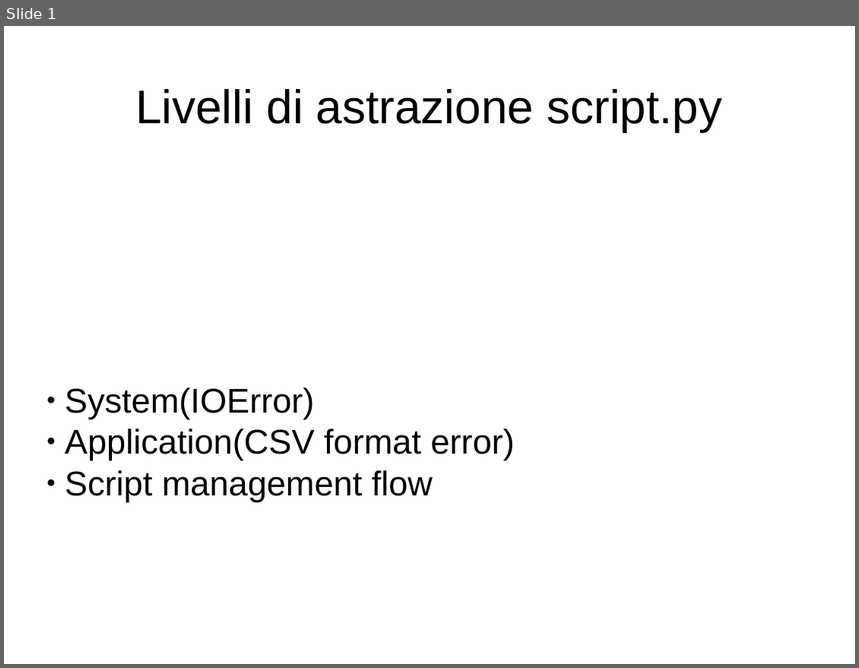
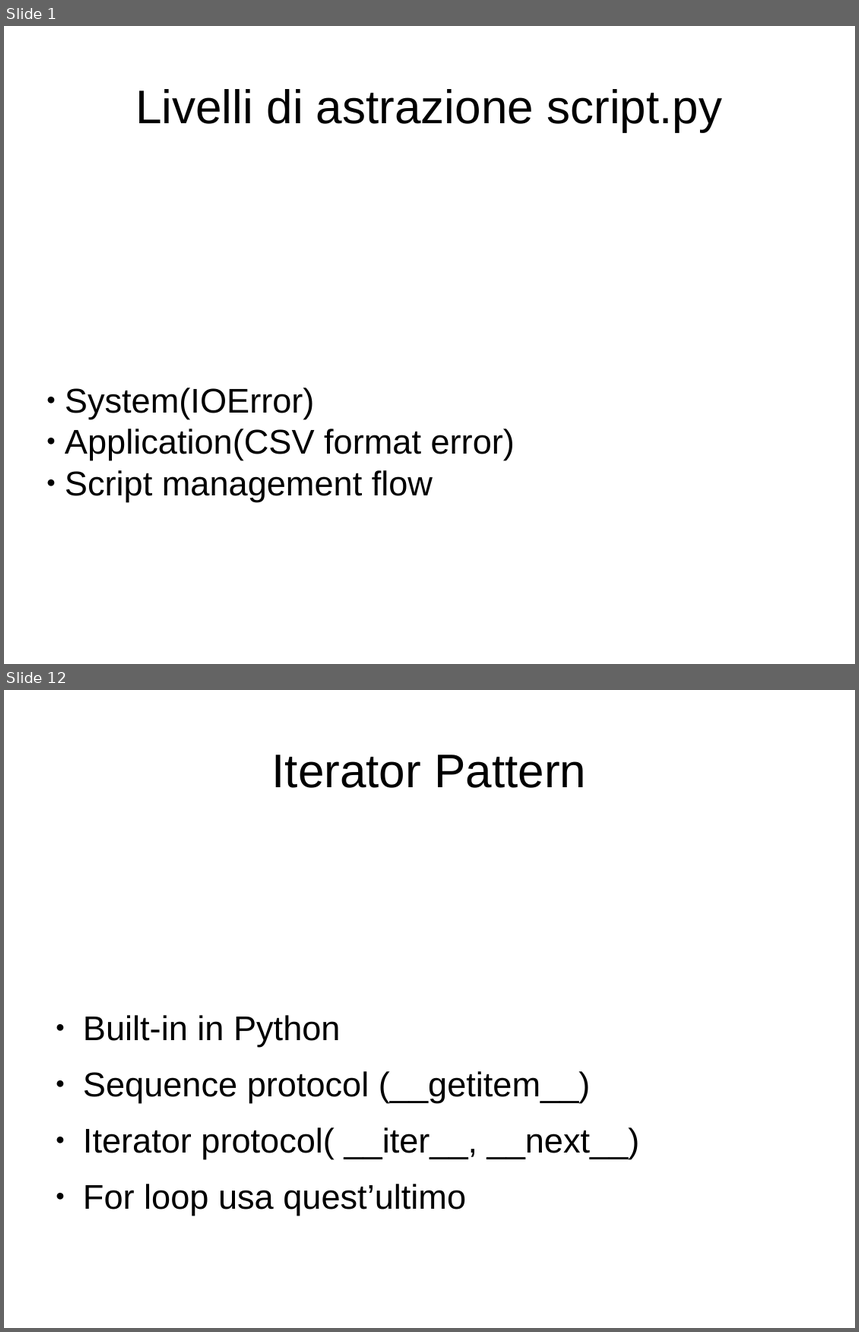
Before and after one commit to nicolacammillini/spacedys-batch, a slide deck: docs/slides-batch.odp. Shown one above the other, each under a label of ours: slide 1 before the commit, slides 1 and 12 after it; the slides between them are not shown. The pictures are 859x668 and 859x1332 pixels, drawn with LibreOffice and Linux fonts; fonts in the diff are those of the drawing. Boxes give left, top, right and bottom in pixels: in the first picture for what was removed or moved away, otherwise in the second. Text is boxed around its words. In the diff, an @@ line names an element or a change of style, - is before the commit and + after.

```diff
--- a/docs/slides-batch.odp
+++ b/docs/slides-batch.odp
@@ slide 12 added at [4, 690, 855, 1328], background #FFFFFF @@
@@ title added at [272, 755, 586, 788], 44 pt, text #000000 @@
+Iterator Pattern
@@ text added at [83, 1015, 640, 1216], 32 pt, text #000000 @@
+● Built-in in Python
+● Sequence protocol (__getitem__)
+● Iterator protocol( __iter__, __next__)
+● For loop usa quest’ultimo
```
Also in this commit, not shown: 2 slides changed, 8 other slides added.
